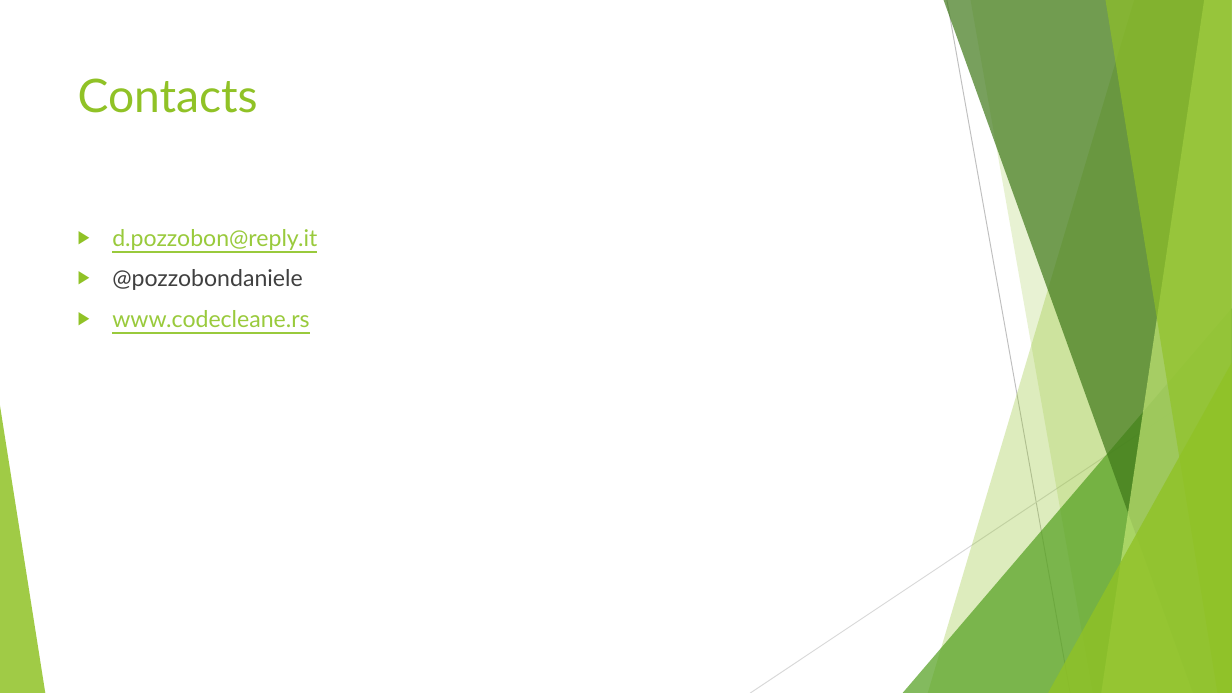
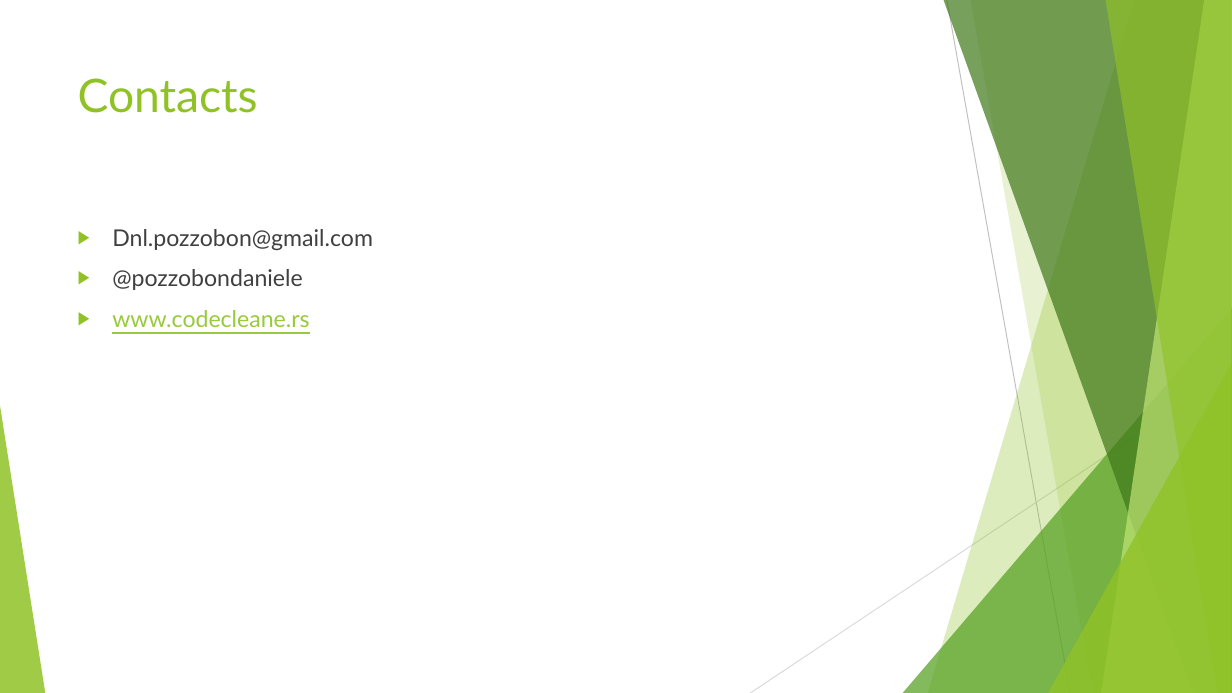
Before and after one commit to danielepo/F-Bootcamp, a slide deck: slide 76 of Presentation/Functional Programming with FSharp.pptx. Drawn at 1232x693 pixels with LibreOffice and Linux fonts; fonts in the diff are those of the drawing. Boxes give left, top, right and bottom in pixels: in the first picture for what was removed or moved away, otherwise in the second. Text is boxed around its words. In the diff, an @@ line names an element or a change of style, - is before the commit and + after.

```diff
--- a/Presentation/Functional Programming with FSharp.pptx
+++ b/Presentation/Functional Programming with FSharp.pptx
@@ text at (112, 229, 373, 250): text changed; text colour #99CA3C to #404040 @@
-▶ d.pozzobon@reply.it
+▶ Dnl.pozzobon@gmail.com
```
Also in this commit, not shown: 1 other slide changed, 24 other files.
